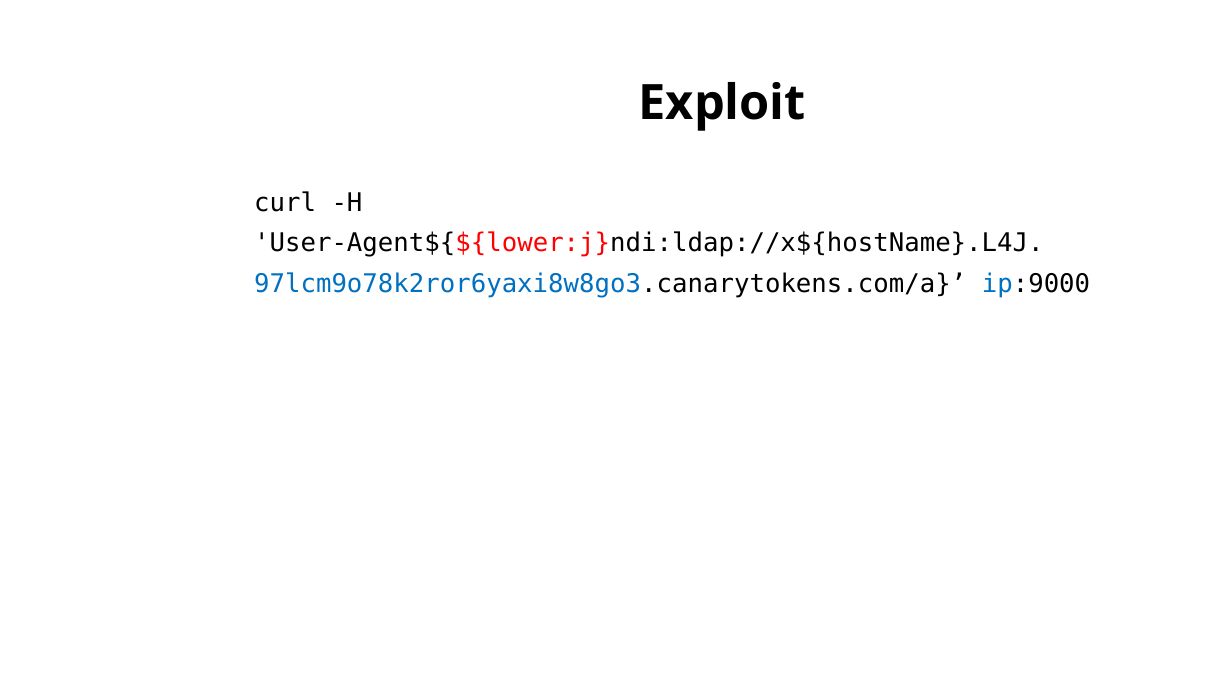
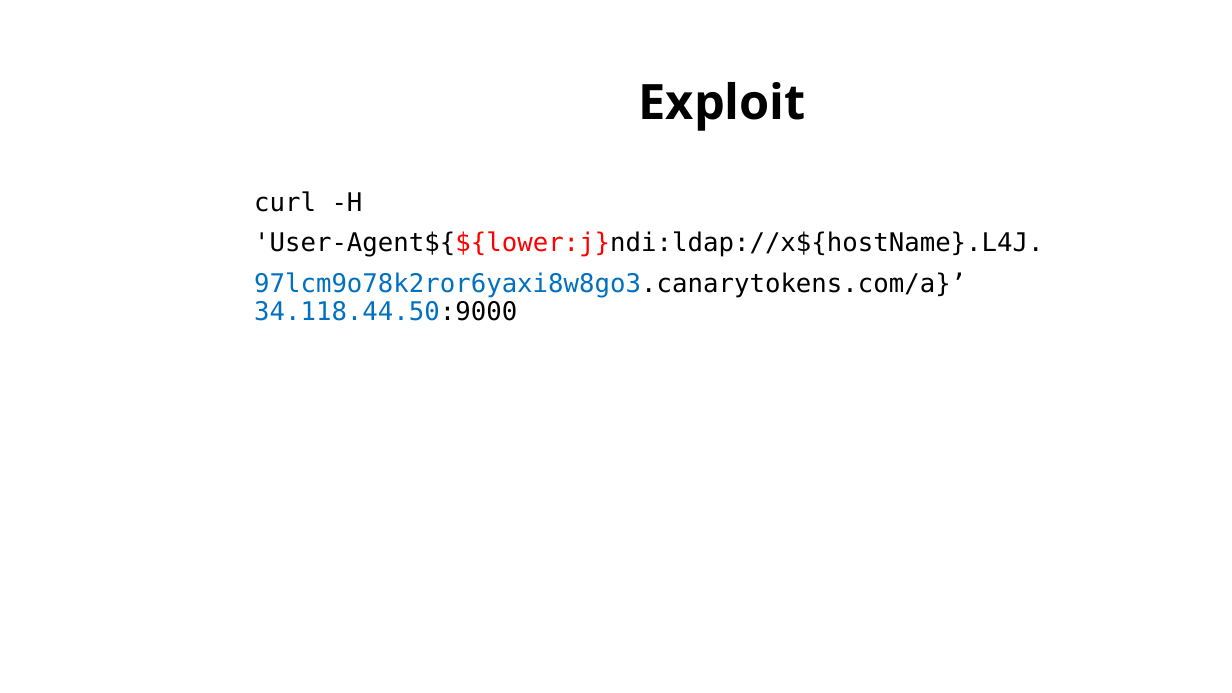
Before and after one commit to sowa-gregory/log4shell, a slide deck: slide 20 of log4shell_admindays.pptx (slide 21 before the commit). Drawn at 1232x693 pixels with LibreOffice and Linux fonts; fonts in the diff are those of the drawing; background and template pictures are left out. Boxes give left, top, right and bottom in pixels: in the first picture for what was removed or moved away, otherwise in the second. Text is boxed around its words. In the diff, an @@ line names an element or a change of style, - is before the commit and + after.

```diff
--- a/log4shell_admindays.pptx
+++ b/log4shell_admindays.pptx
@@ text at bbox=[254, 272, 966, 321]: text changed @@
-97lcm9o78k2ror6yaxi8w8go3.canarytokens.com/a}’ ip:9000
+97lcm9o78k2ror6yaxi8w8go3.canarytokens.com/a}’ 34.118.44.50:9000
```
Also in this commit, not shown: 7 other slides changed, 2 slides added, 3 slides removed, 3 other files.
